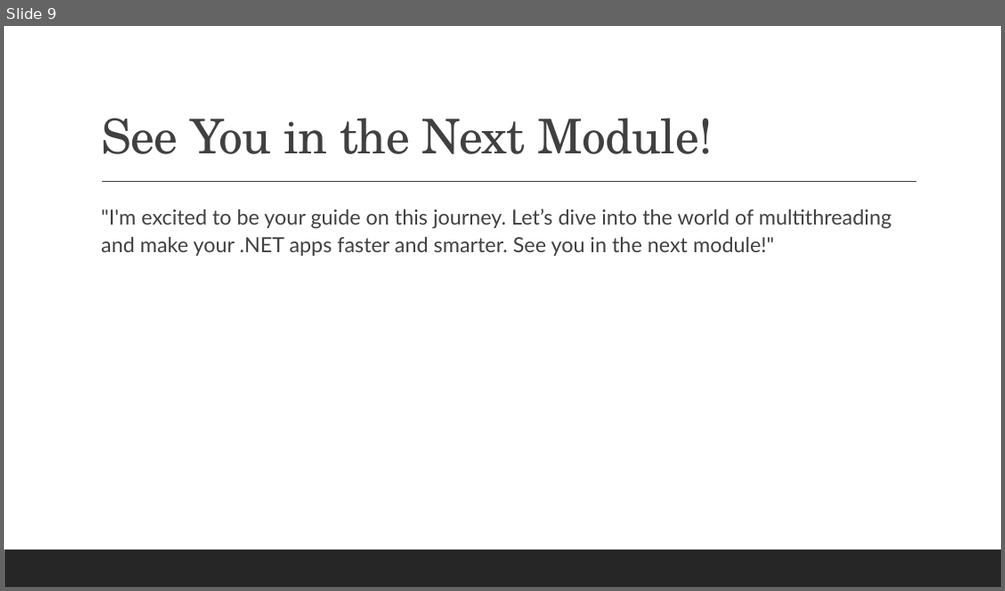
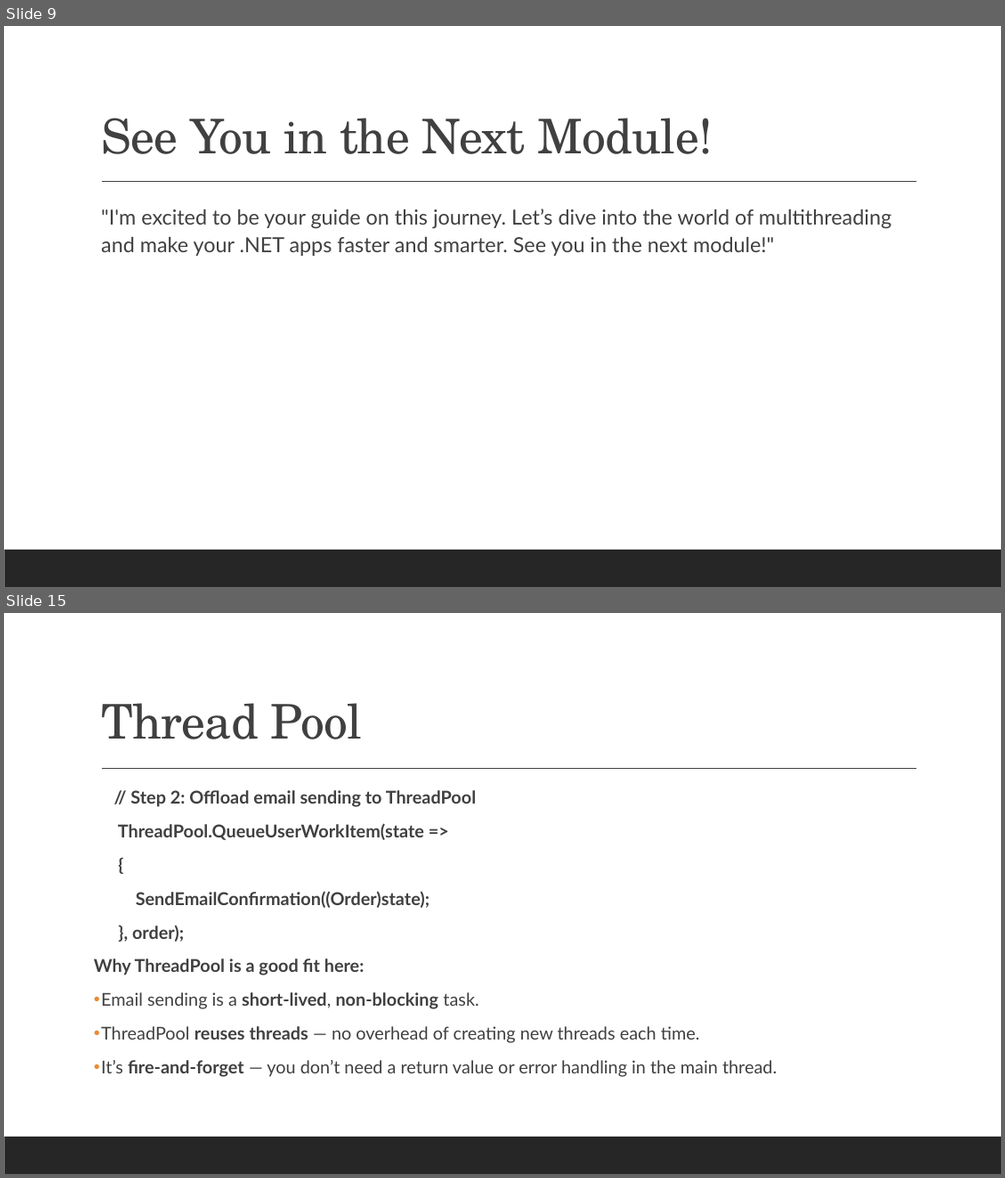
Before and after one commit to bhushanpoojary/MultiThreadingDotNet, a slide deck: PPT/Mastering Multithreading in DotNet.pptx. Shown one above the other, each under a label of ours: slide 9 before the commit, slides 9 and 15 after it; the slides between them are not shown. The pictures are 1005x591 and 1005x1178 pixels, drawn with LibreOffice and Linux fonts; fonts in the diff are those of the drawing. Boxes give left, top, right and bottom in pixels: in the first picture for what was removed or moved away, otherwise in the second. Text is boxed around its words. In the diff, an @@ line names an element or a change of style, - is before the commit and + after.

Commit message:
Added thread pool code and PPT

```diff
--- a/PPT/Mastering Multithreading in DotNet.pptx
+++ b/PPT/Mastering Multithreading in DotNet.pptx
@@ slide 15 added at <box>4,613,1001,1174</box>, background #FFFFFF; not listed: 2 template elements that a slide beside it also shows @@
@@ title added at <box>101,703,363,739</box>, 46 pt, text #404040 @@
+Thread Pool
@@ text added at <box>94,790,777,1077</box>, 17 pt, text #404040, bold @@
+  // Step 2: Offload email sending to ThreadPool
+  ThreadPool.QueueUserWorkItem(state =>
+  {
+  SendEmailConfirmation((Order)state);
+  }, order);
+Why ThreadPool is a good fit here:
+• Email sending is a short-lived, non-blocking task.
+• ThreadPool reuses threads — no overhead of creating new threads each time.
+• It’s fire-and-forget — you don’t need a return value or error handling in the main thread.
```
Also in this commit, not shown: 6 other slides added, 7 other files.
